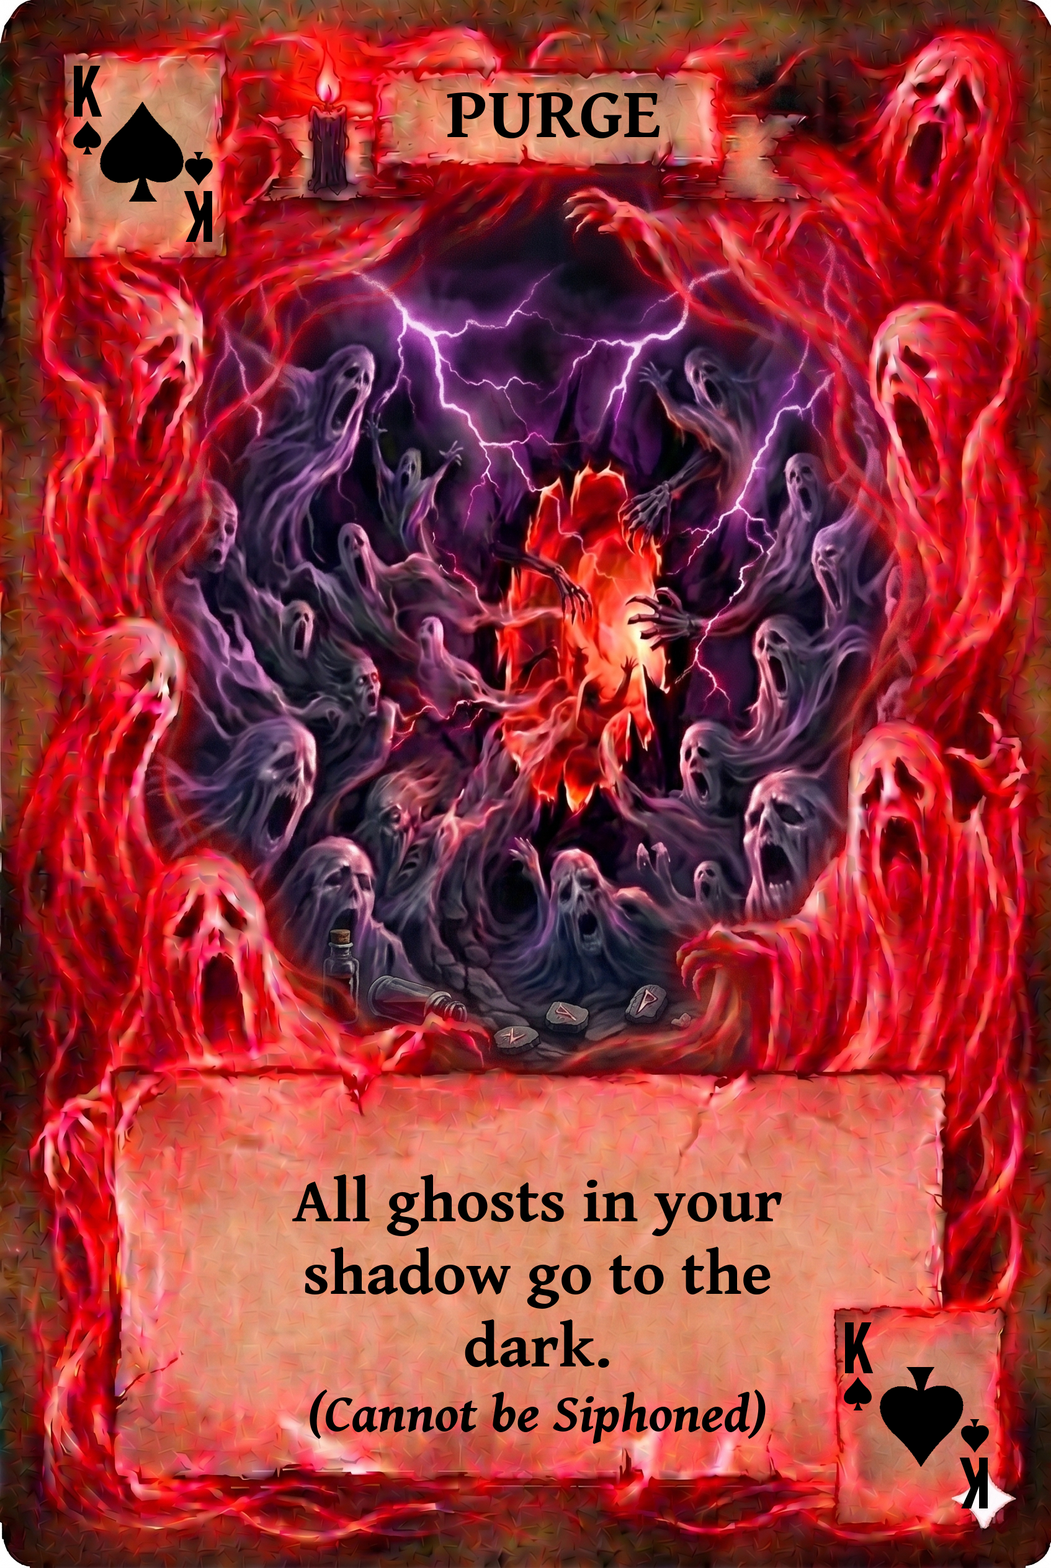
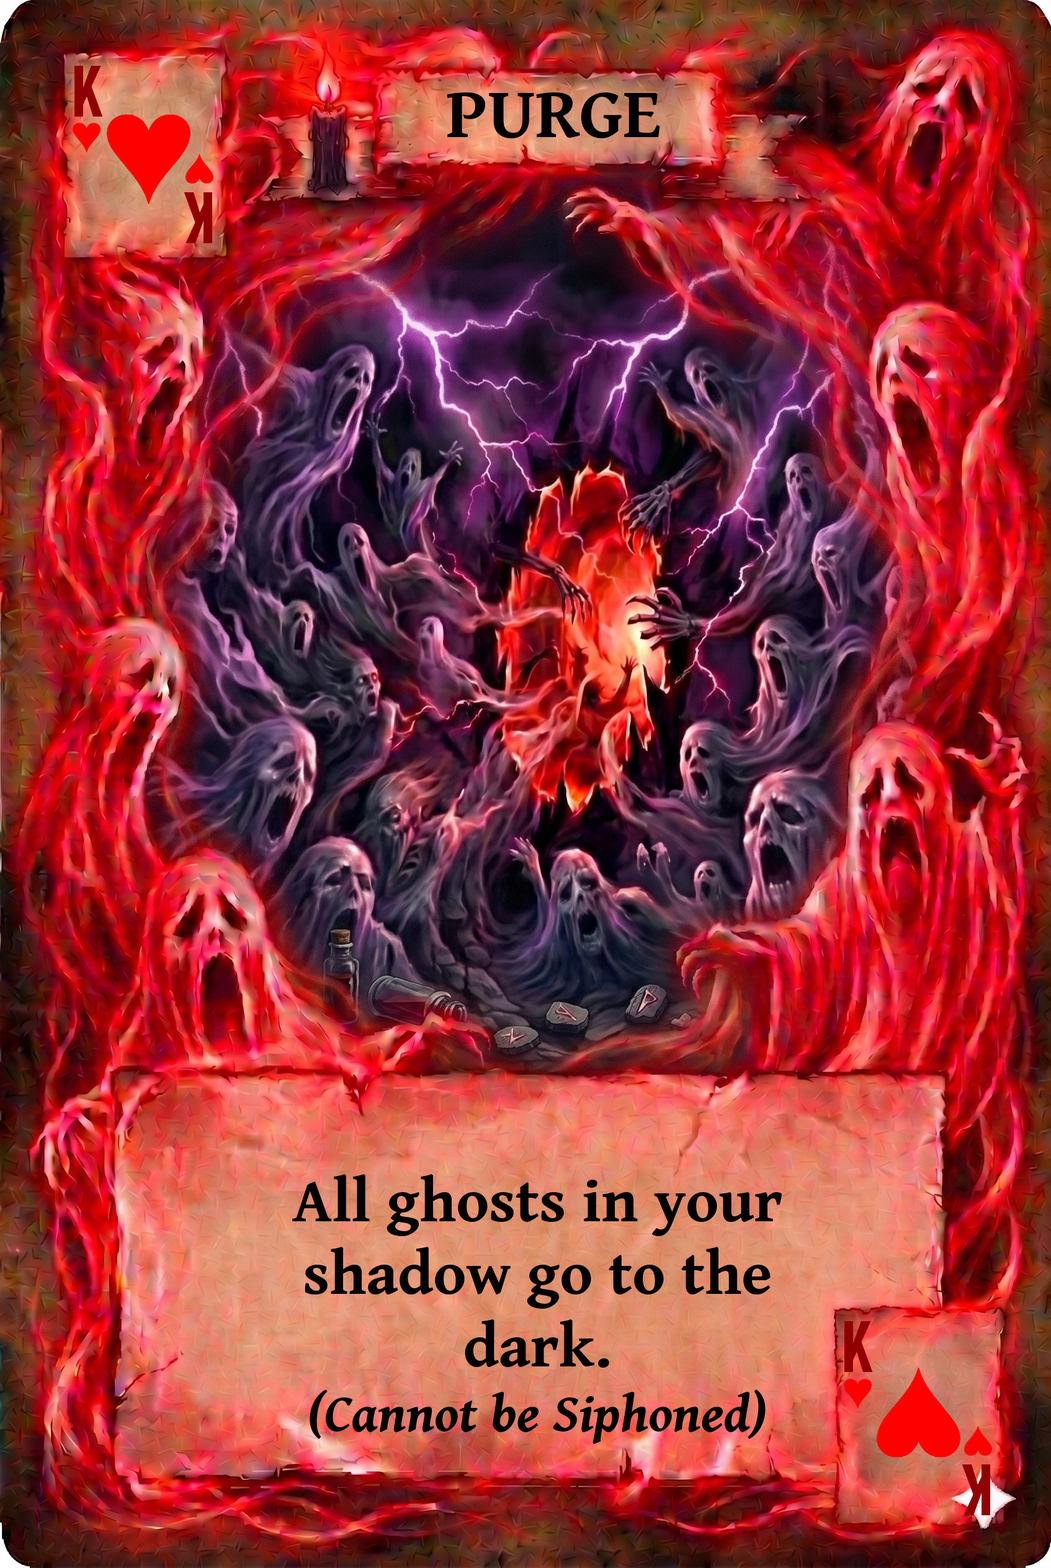
Comparing the layer stacks of the two 1051 × 1568 images. Changes:
hid group "black copy" (22 layers) over [73, 65, 990, 1509]
hid group "spades" (8 layers) over [73, 101, 989, 1467]
showed group "red copy" (22 layers) over [72, 65, 992, 1516]
showed group "hearts" (8 layers) over [72, 114, 992, 1458]